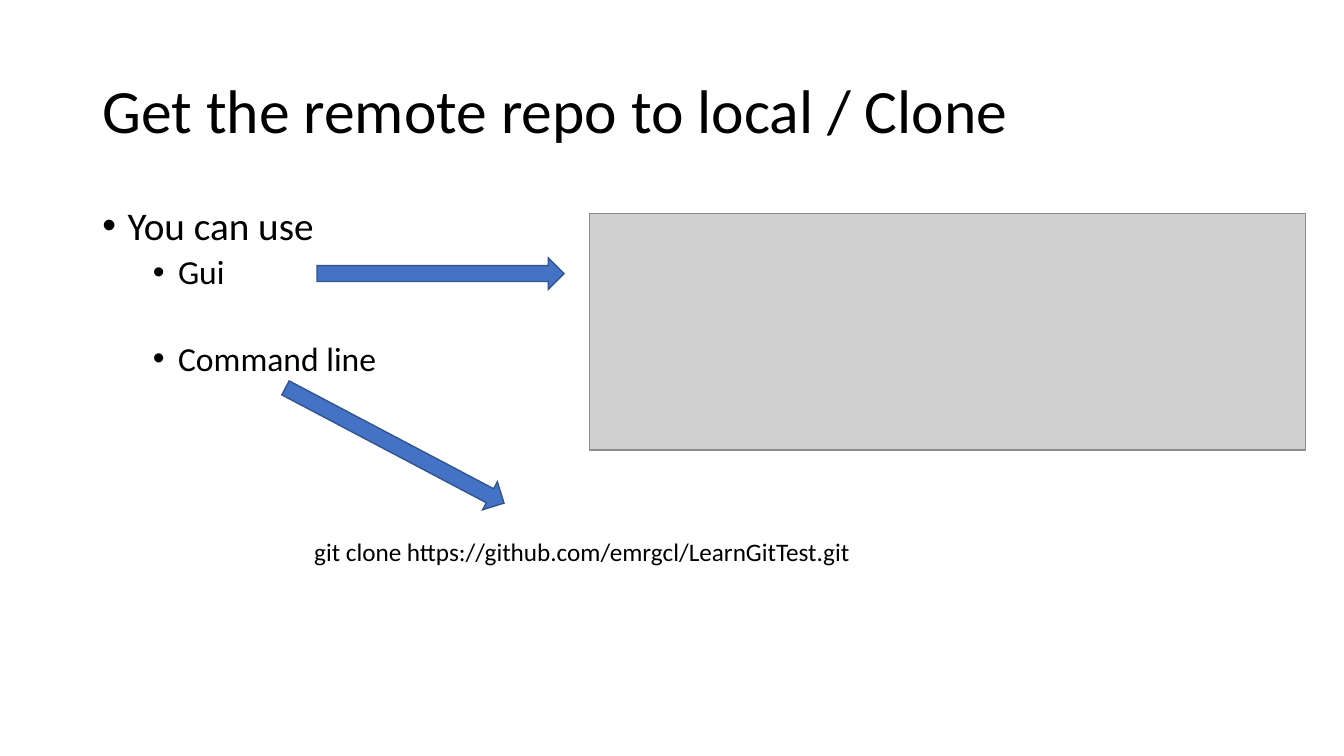
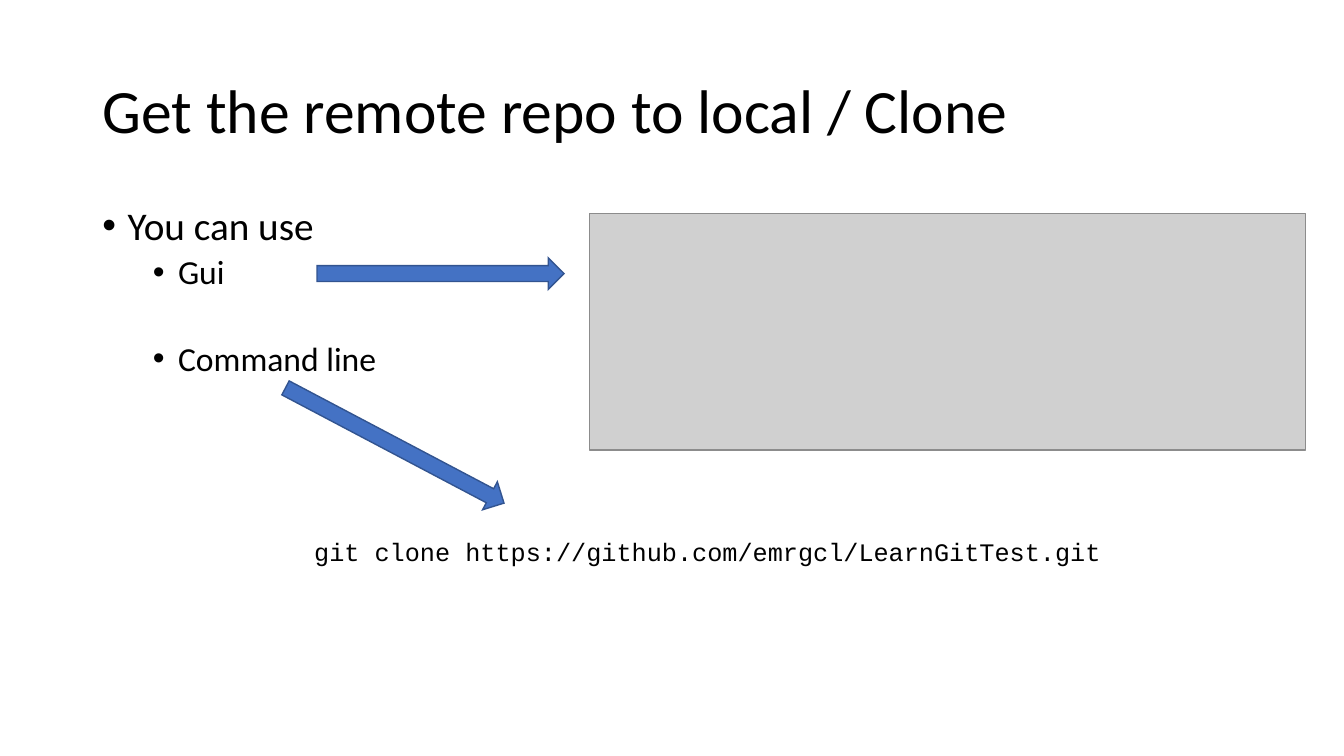
Before and after one commit to LearnWithCSA/GitWorkshop, a slide deck: slide 18 of SlideDeck/Git for Infra.pptx. Drawn at 1344x756 pixels with LibreOffice and Linux fonts; fonts in the diff are those of the drawing; grey boxes stand for pictures. Boxes give left, top, right and bottom in pixels: in the first picture for what was removed or moved away, otherwise in the second. Text is boxed around its words. In the diff, an @@ line names an element or a change of style, - is before the commit and + after.

```diff
--- a/SlideDeck/Git for Infra.pptx
+++ b/SlideDeck/Git for Infra.pptx
@@ text "git clone https://github.com/emrgcl/LearnGitTest.git" at (x1=314, y1=543, x2=1100, y2=567): font Calibri to Courier New @@
```
Also in this commit, not shown: 3 other slides changed, 11 slides added, 1 slide removed, 2 other files.
